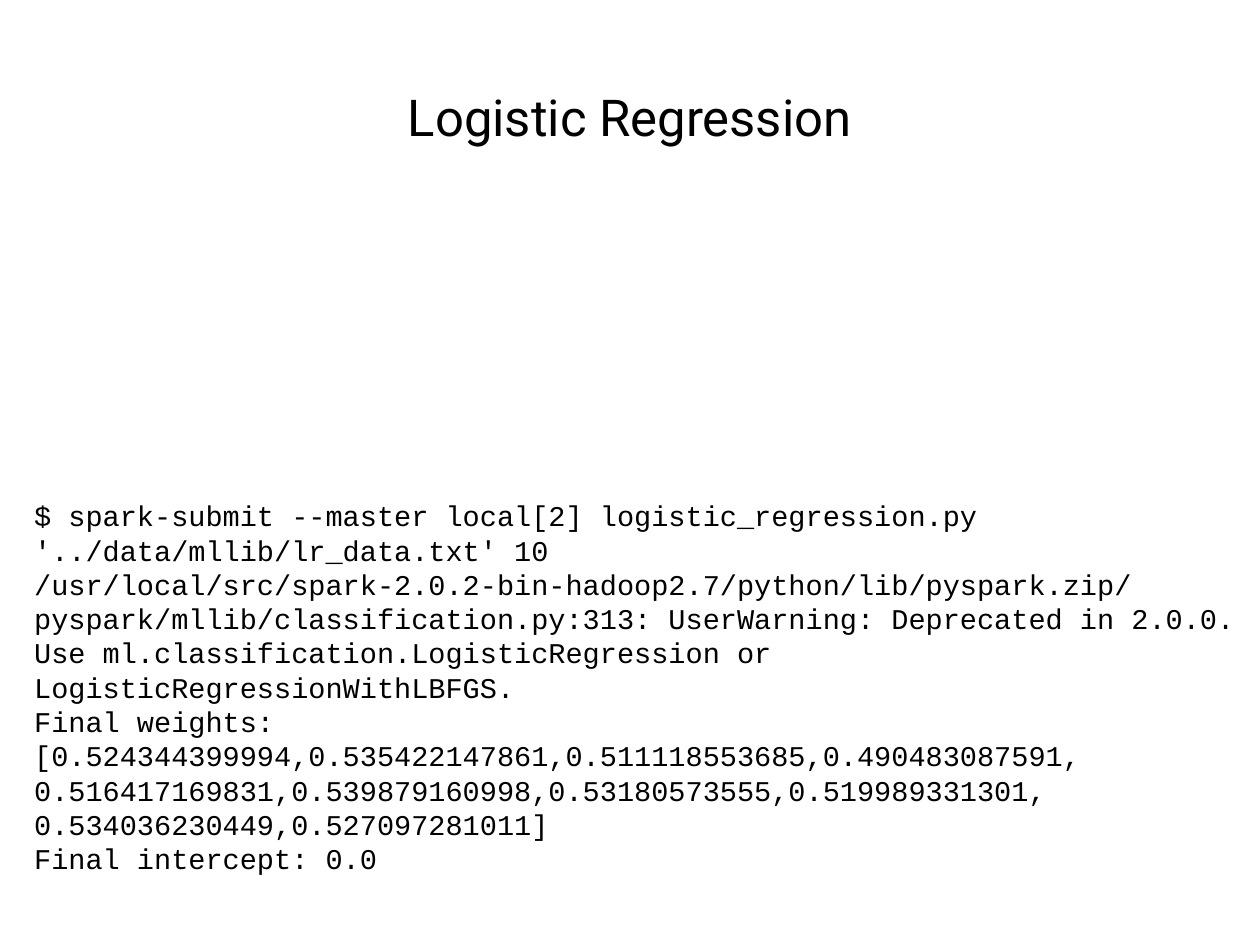
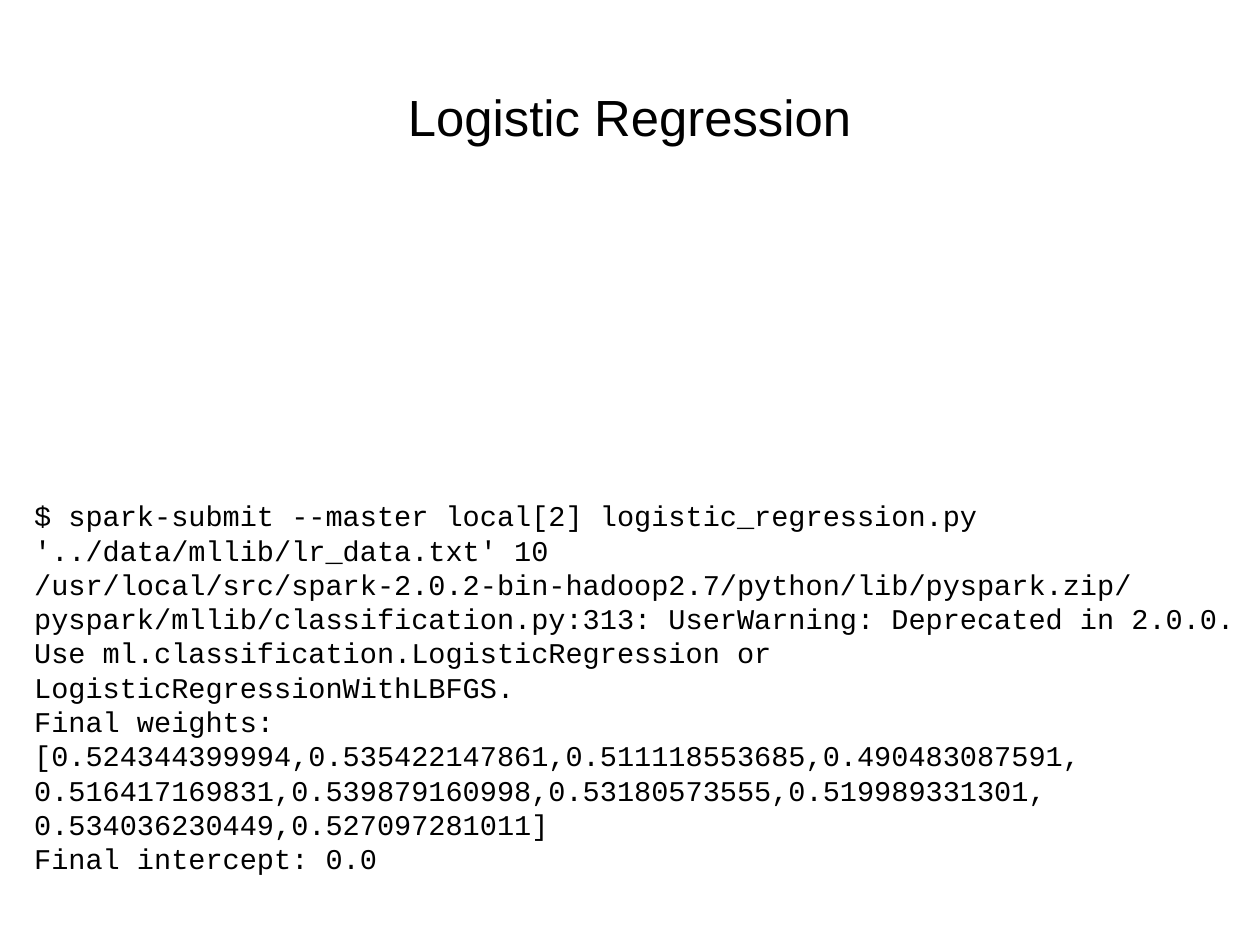
Before and after one commit to TedJeong/vipidly-vociferous, a slide deck: slide 10 of notes/병렬컴퓨팅부터분산컴퓨팅까지.odp (slide 6 before the commit). Drawn at 1260x945 pixels with LibreOffice and Linux fonts; fonts in the diff are those of the drawing. Boxes give left, top, right and bottom in pixels: in the first picture for what was removed or moved away, otherwise in the second. Text is boxed around its words. In the diff, an @@ line names an element or a change of style, - is before the commit and + after.

```diff
--- a/notes/병렬컴퓨팅부터분산컴퓨팅까지.odp
+++ b/notes/병렬컴퓨팅부터분산컴퓨팅까지.odp
@@ title "Logistic Regression" at (408,99,851,147): font Roboto to Arial @@
```
Also in this commit, not shown: 4 other slides changed, 8 slides added, 2 other files.
